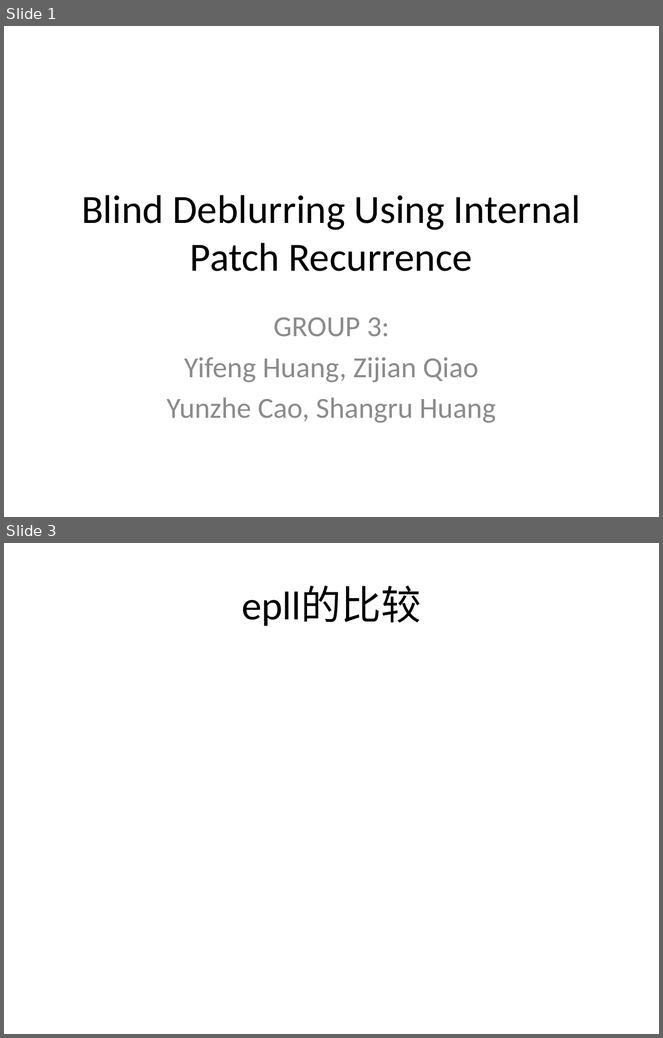
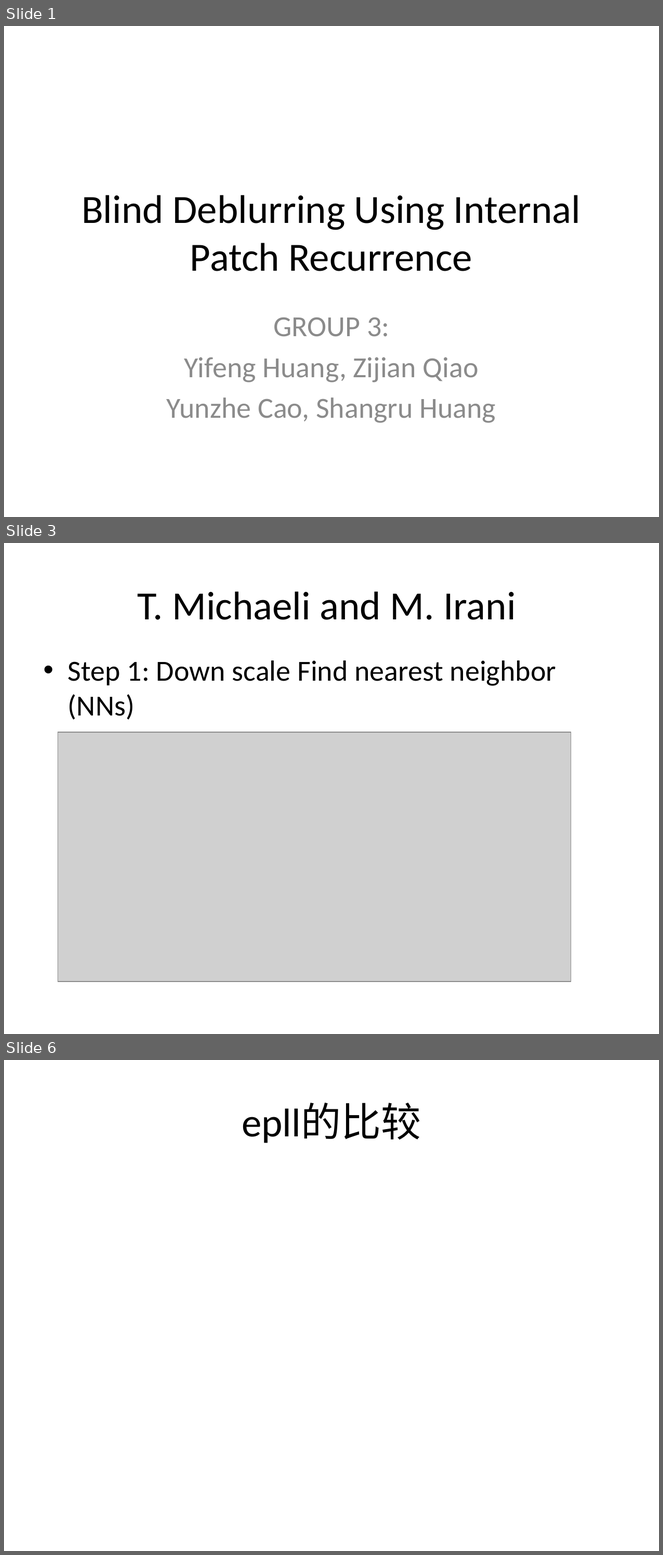
Before and after one commit to georgehwong/ECE590-03IMG, a slide deck: Paper_Presentation_pdf/presentation/ECE 590_Team 3_Presentation_final.pptx. Shown one above the other, each under a label of ours: slides 1 and 3 before the commit, slides 1, 3 and 6 after it; the slides between them are not shown. The pictures are 663x1038 and 663x1555 pixels, drawn with LibreOffice and Linux fonts; fonts in the diff are those of the drawing; grey boxes stand for pictures. Boxes give left, top, right and bottom in pixels: in the first picture for what was removed or moved away, otherwise in the second. Text is boxed around its words. In the diff, an @@ line names an element or a change of style, - is before the commit and + after.

```diff
--- a/Paper_Presentation_pdf/presentation/ECE 590_Team 3_Presentation_final.pptx
+++ b/Paper_Presentation_pdf/presentation/ECE 590_Team 3_Presentation_final.pptx
@@ slide 3 added at [4,543,659,1034], background #FFFFFF @@
@@ title added at [138,591,516,620], 44 pt, text #000000 @@
+T. Michaeli and M. Irani
@@ text added at [68,661,556,720], 32 pt, text #000000 @@
+• Step 1: Down scale Find nearest neighbor (NNs)
@@ picture added at [58,732,571,982] @@
@@ what was slide 3 is now slide 6 @@
```
Also in this commit, not shown: 3 other slides added, 1 slide removed, 1 other file.
